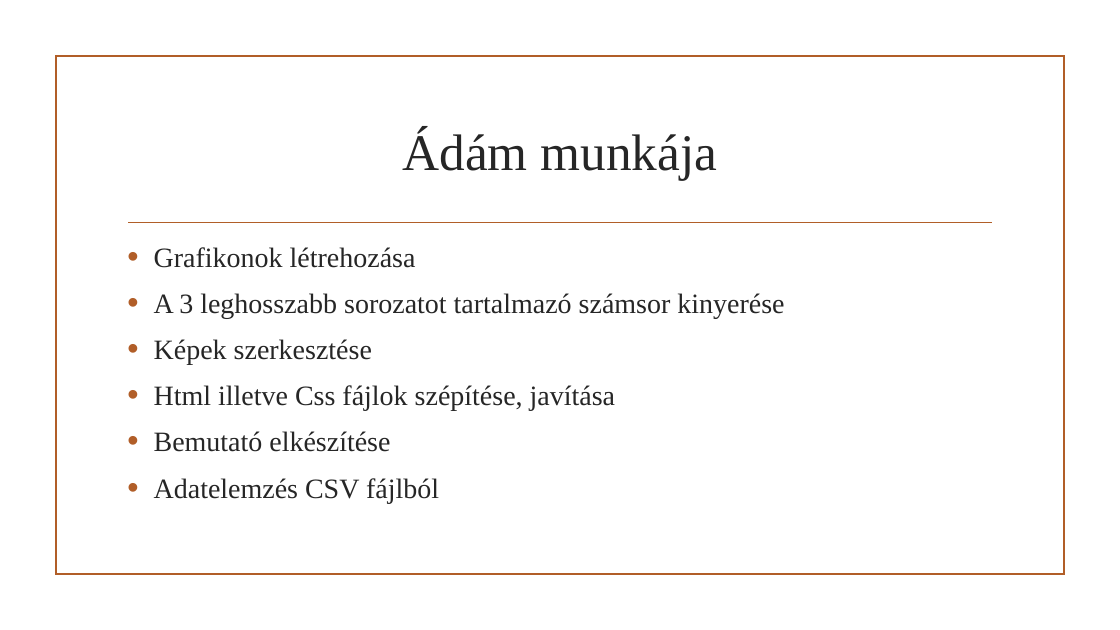
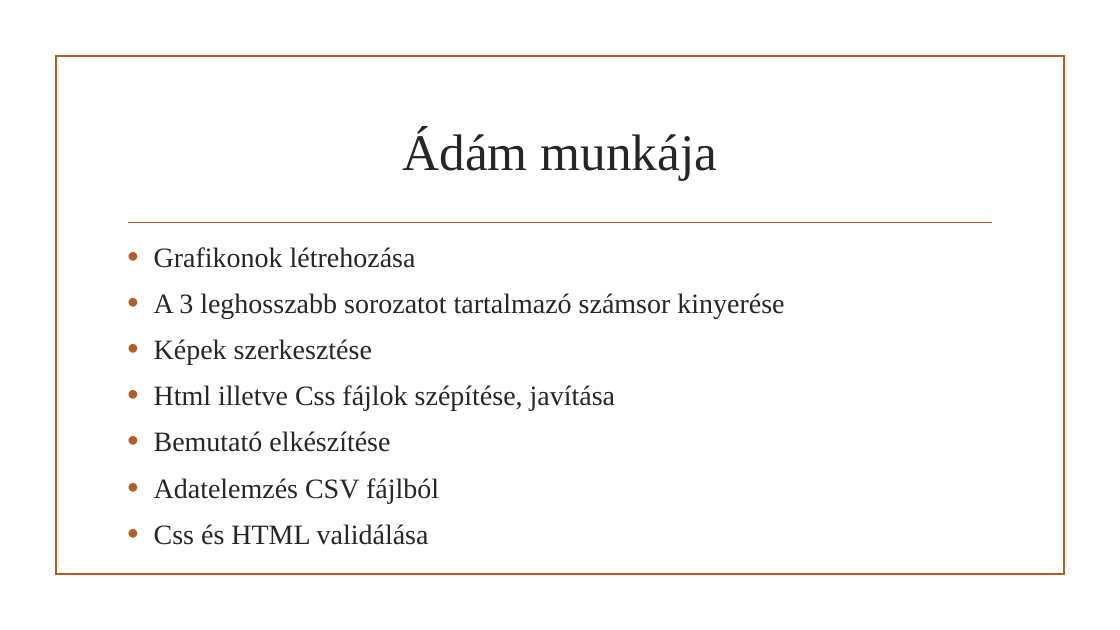
Before and after one commit to baranyidaniel/IKTProjwPeter, a slide deck: slide 2 of IKTProjwPeter.pptx. Drawn at 1120x630 pixels with LibreOffice and Linux fonts; fonts in the diff are those of the drawing; background and template pictures are left out. Boxes give left, top, right and bottom in pixels: in the first picture for what was removed or moved away, otherwise in the second. Text is boxed around its words. In the diff, an @@ line names an element or a change of style, - is before the commit and + after.

Commit message:
validation_added_to_ppt

```diff
--- a/IKTProjwPeter.pptx
+++ b/IKTProjwPeter.pptx
@@ text at [154, 524, 429, 545]: paragraph added @@
+• Css és HTML validálása
```
